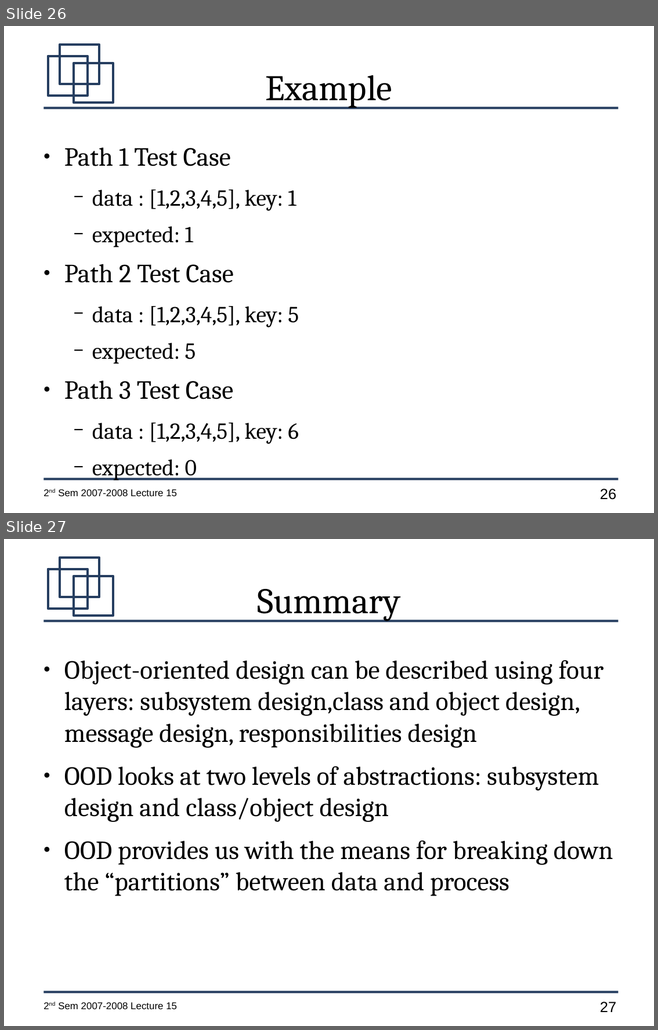
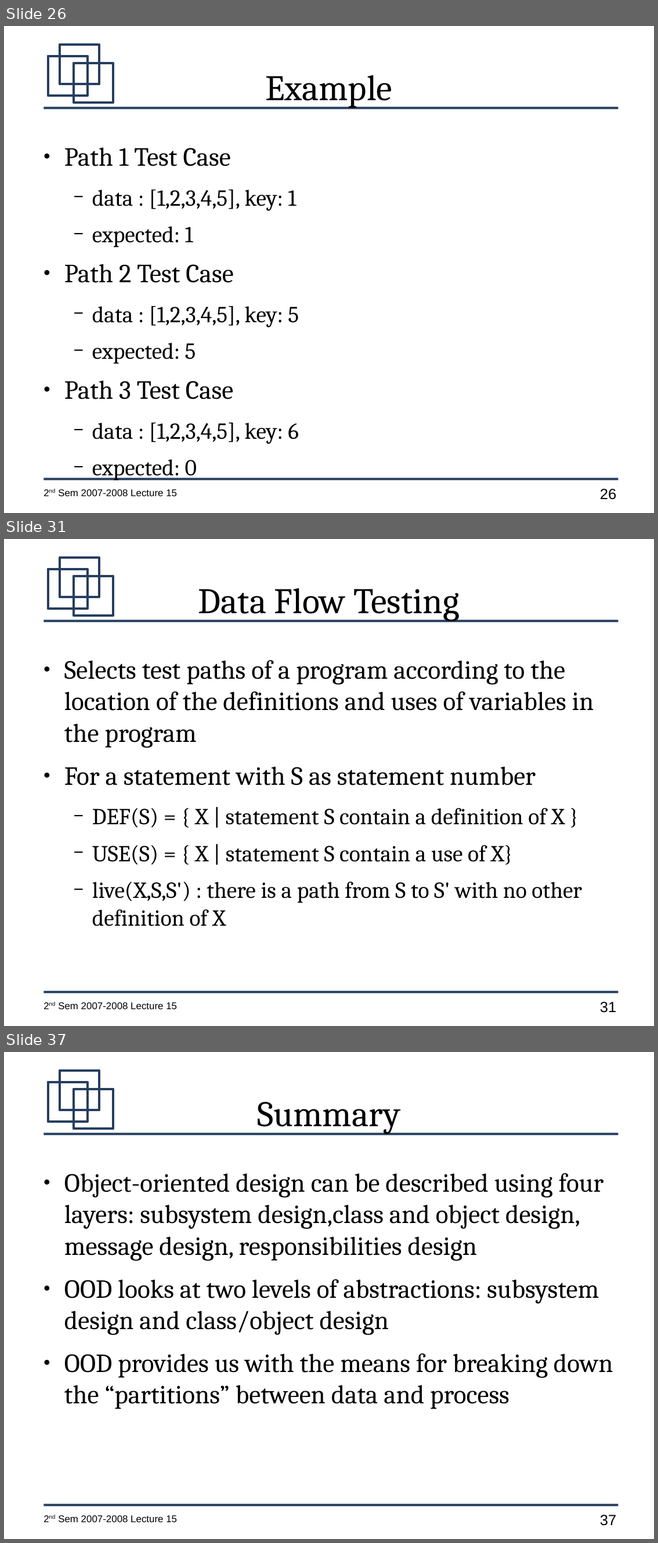
Before and after one commit to jachermocilla/jach-homepage, a slide deck: CMSC128-2nd-Sem-2007-L15.odp. Shown one above the other, each under a label of ours: slides 26 and 27 before the commit, slides 26, 31 and 37 after it; the slides between them are not shown. The pictures are 658x1030 and 658x1543 pixels, drawn with LibreOffice and Linux fonts; fonts in the diff are those of the drawing. Boxes give left, top, right and bottom in pixels: in the first picture for what was removed or moved away, otherwise in the second. Text is boxed around its words. In the diff, an @@ line names an element or a change of style, - is before the commit and + after.

```diff
--- a/CMSC128-2nd-Sem-2007-L15.odp
+++ b/CMSC128-2nd-Sem-2007-L15.odp
@@ slide 31 added at (4, 539, 654, 1026), background #FFFFFF; not listed: 7 template elements that a slide beside it also shows @@
@@ title added at (198, 588, 459, 621), 44 pt, text #000000 @@
+Data Flow Testing
@@ text added at (64, 660, 594, 926), 28 pt, text #000000 @@
+● Selects test paths of a program according to the location of the definitions and uses of variables in the program
+● For a statement with S as statement number
+  − DEF(S) = { X | statement S contain a definition of X }
+  − USE(S) = { X | statement S contain a use of X}
+  − live(X,S,S') : there is a path from S to S' with no other definition of X
@@ what was slide 27 is now slide 37 @@
@@ page number at (600, 1515, 616, 1526): text changed @@
-27
+37
```
Also in this commit, not shown: 9 other slides added.
